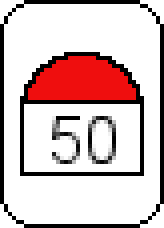
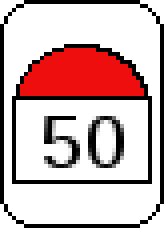
Layers edited between the first and the second 164x228 image:
painted on "50" over [44, 116, 124, 168]
painted on "Milestone" over [12, 44, 152, 184]
